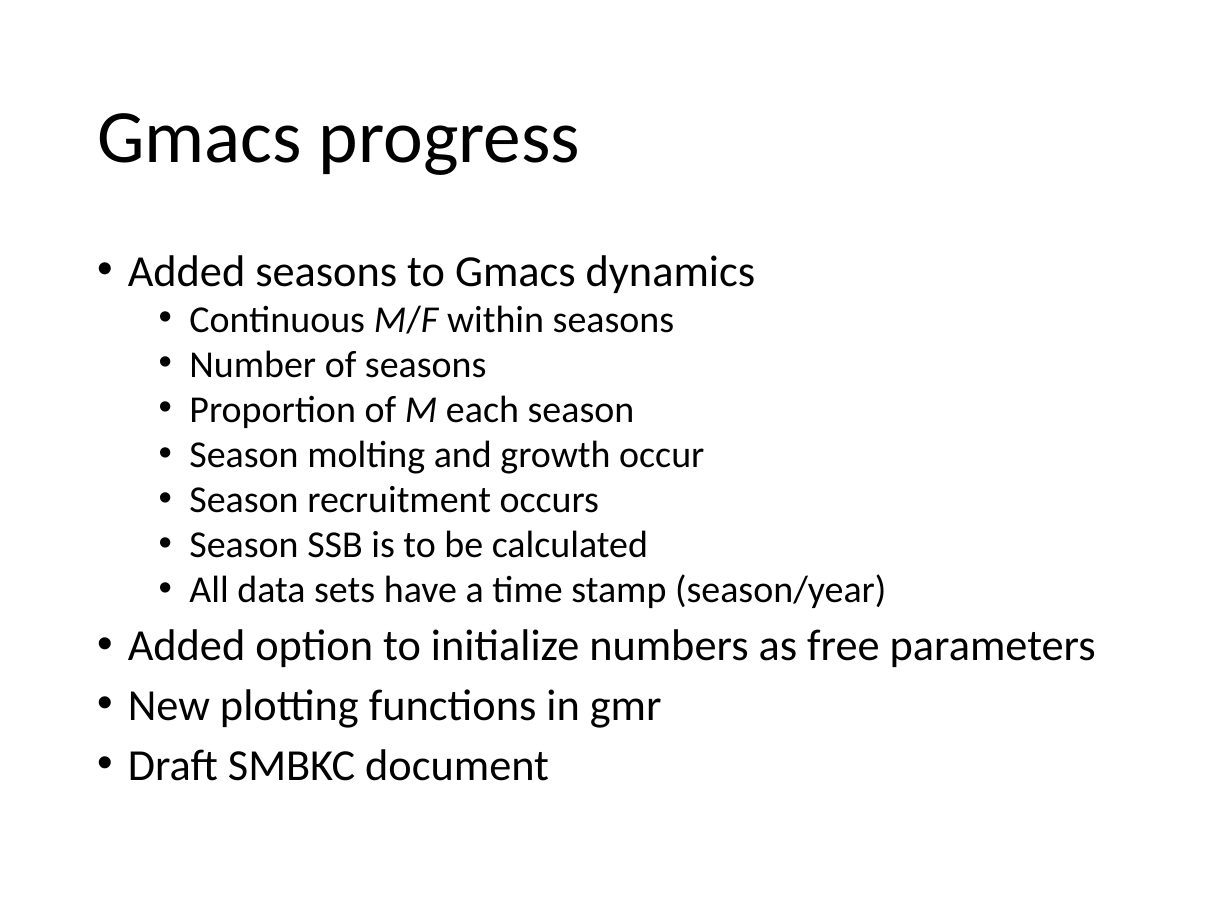
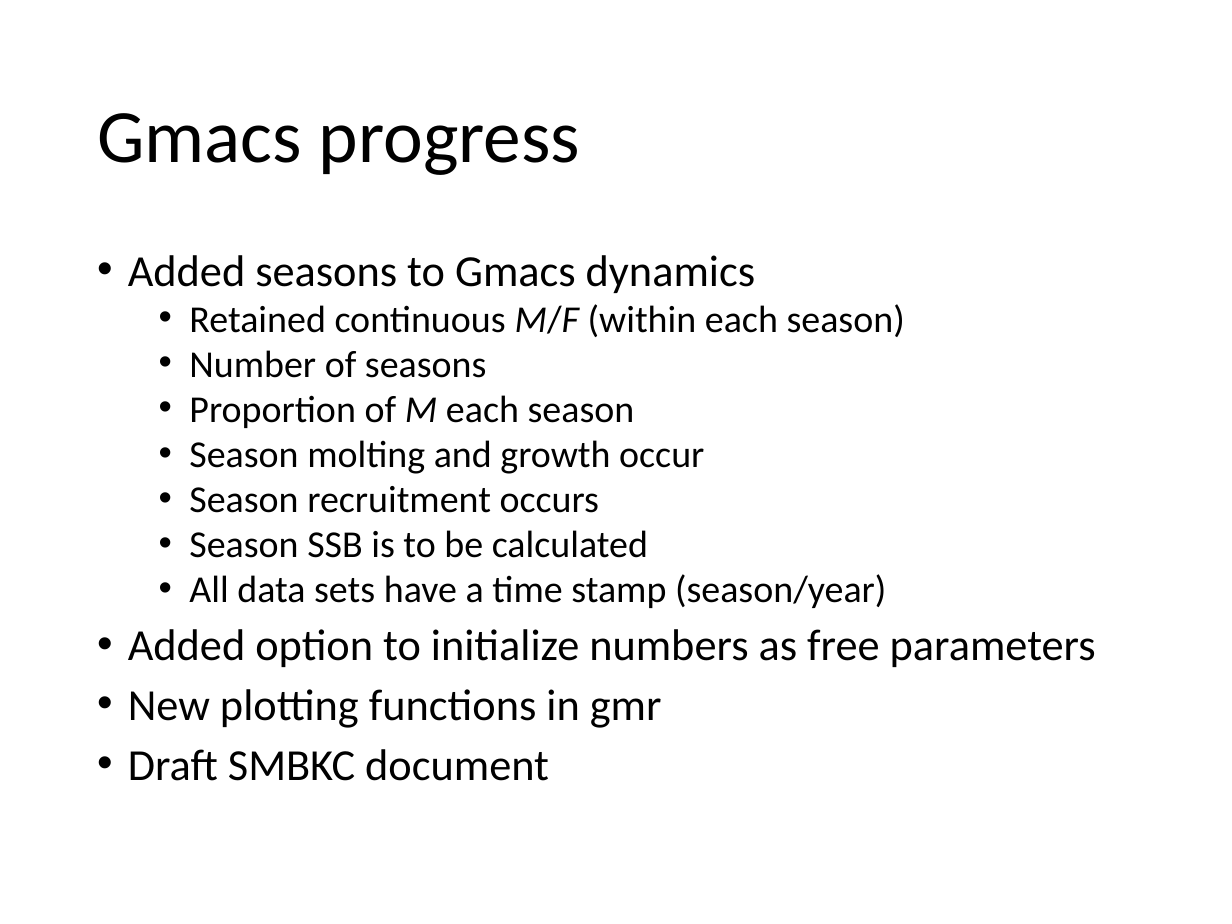
Before and after one commit to seacode/gmacs, a slide deck: slide 2 of docs/smbkc/smbkc.pptx. Drawn at 1232x924 pixels with LibreOffice and Linux fonts; fonts in the diff are those of the drawing. Boxes give left, top, right and bottom in pixels: in the first picture for what was removed or moved away, otherwise in the second. Text is boxed around its words. In the diff, an @@ line names an element or a change of style, - is before the commit and + after.

```diff
--- a/docs/smbkc/smbkc.pptx
+++ b/docs/smbkc/smbkc.pptx
@@ text at [189,304,905,337]: text changed @@
-  • Continuous M/F within seasons
+  • Retained continuous M/F (within each season)
```
Also in this commit, not shown: 4 other slides changed, 6 slides added, 3 slides removed, 10 other files.
